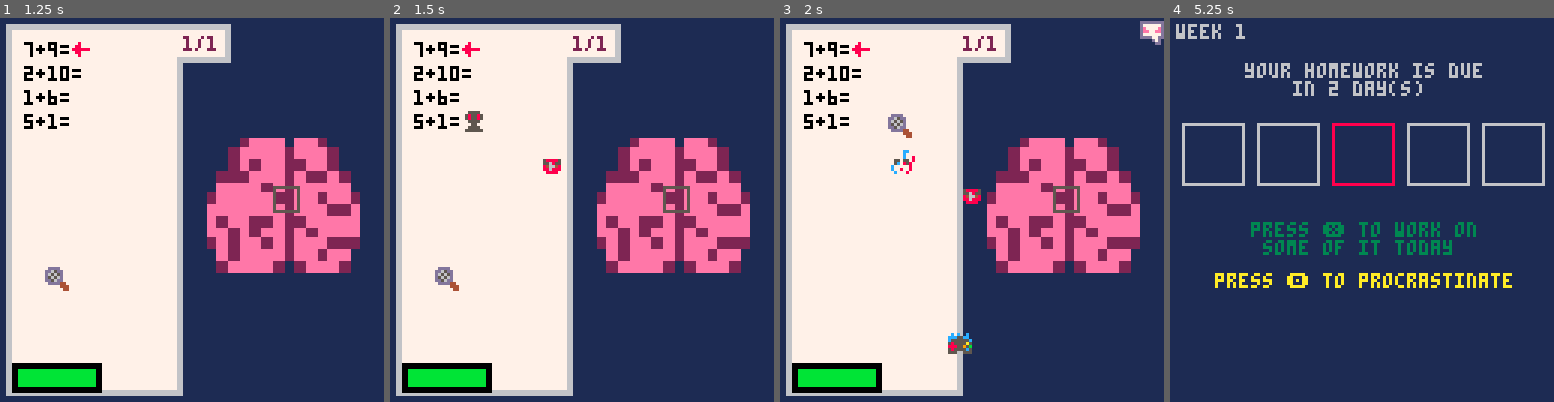
Above: before the commit, frames 1-4 (left to right).
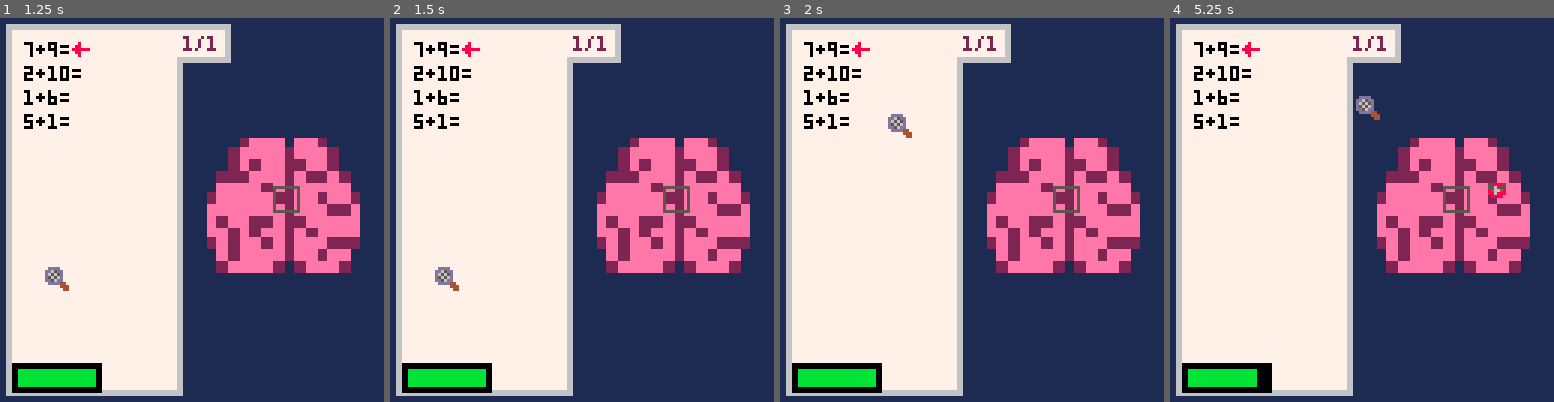
Above: after the commit, the same moments.

Repository: sansuruu/Pico8Games
Game: PICO-8 cartridge ShovelJam2025/hw_roguelike.p8
Two runs of this game, one before a commit and one after it. Both use one fixed random seed, a clock stepped at 60 frames per second and the inputs below.
Inputs (mouse positions are in pixels of both pictures, inside the frame that each line leads up to):
- Up to frame 1 (1.25 s): tap X (X key) at 0.33, 1.07 s; click (280, 121) at 0.67 s; tap O (Z key) at 0.7 s; click (46, 267) at 1.22 s
- Up to frame 2 (1.5 s): no input
- Up to frame 3 (2 s): hold Right from 1.6 s (still down); tap O (Z key) at 1.7 s; click (887, 114) at 1.77 s; tap X (X key) at 1.85 s
- Up to frame 4 (5.25 s): release Right at 2.1 s; tap O (Z key) every 0.4 s from 2.1 to 4.9 s; click (1342, 259) at 2.32 s; hold Right 2.47-3.03 s; click (1404, 106) at 2.87 s; tap X (X key) at 2.97, 4.08, 5.2 s; hold Left 3.08-3.58 s; click (1465, 256) at 3.42 s; click (1231, 102) at 3.97 s; hold Right 4.02-4.68 s; click (1292, 248) at 4.52 s; click (1354, 94) at 5.07 s; hold Left from 5.08 s (still down)

Frame 1 is identical in both runs. In frame 2, 0.4% of the frame differs, in the area x 19-45%, y 24-41%; in frame 3, 0.9%; in frame 4, 61%, in the area x 1-98%, y 1-99%.

Commit message:
small thing: fixed the items so they actually work and fixed some of the text

Diff:
--- a/ShovelJam2025/HWRoguelike.lua
+++ b/ShovelJam2025/HWRoguelike.lua
@@ -10,9 +10,10 @@
     num_table = {1,2,3,4,5,6,7,8,9,0}
     submitted = false
     sub_tick = 0
-    enemy_mod = 5 --in the tick % 30, basically we go down 15->10->6->5, etc
-    enemy_mod_inc = 1 --everytime the above modulates, e_sec goes up, this is the upper limit of that
+    enemy_mod = 15 --in the tick % 30, basically we go down 15->10->6->5, etc
+    enemy_mod_inc = 3 --everytime the above modulates, e_sec goes up, this is the upper limit of that
     base = {hw_length = 20, attent=25, dis_p=90, sp=2, diff = 20}
+    item_desc = {pencil="pencil: +speed",glasses="glasses: +attention",paper="paper: -%distraction\nspawns"}
     makePlayer()
 end
 
@@ -168,7 +169,8 @@
     game_state = 2
     makeHomework()
     initEnemies()
-    p.attention = p.max_attention
+    p.attention = tonum(p.max_attention)
+    p.ans_input = ""
     --explain the game briefly lmfaoo
     --add a quick inbetween scene where we basically choose a difficulty (LATER)
 end
@@ -176,17 +178,21 @@
 function drawDayHWRewards()
     cls(1)
     if (hw_complete) then
-        print("congrats you completed  aset of hw")
-        print("use arrow key to choose an item :D")
+        print(" congrats you completed\na chunk of your homework", 18, 20,6)
+        print(" use arrow keys\nto choose an item", 30, 40,6)
         for i=1, #item_pool do
-            if (item_pool[i] == "pencil") spr(18,20+i*12,70)
-            if (item_pool[i] == "glasses") spr(16,20+i*12,70)
-            if (item_pool[i] == "paper") spr(17,20+i*12,70)
-        end
-        rect(19+item_index*12,69,28+item_index*12,78)
-
-    else
-        print("unfortunately u did not finish the small chunk")
+            if (item_pool[i] == "pencil") spr(18,26+i*16,60)
+            if (item_pool[i] == "glasses") spr(16,26+i*16,60)
+            if (item_pool[i] == "paper") spr(17,26+i*16,60)
+        end
+        rect(25+item_index*16,59,34+item_index*16,68)
+
+        print(item_desc[item_pool[item_index]],40,70,6)
+        print("press ❎ to select the item", 10, 90,6)
+
+    else
+        print("unfortunately u did not\nfinish the small chunk",20,30,6)
+        print("press ❎ to continue", 10, 90,6)
     end
 end
 
@@ -195,10 +201,10 @@
     if (btnp(1) and item_index < 3) item_index += 1
     if (btnp(5)) then
         add(p.inv,item_pool[item_index])
-        item_pool = {}
         if (item_pool[item_index] == "pencil") p.speed += 0.5
         if (item_pool[item_index] == "glasses") p.max_attention += 5
         if (item_pool[item_index] == "paper") p.distract_p -= 5
+        item_pool = {}
         game_state = 1
     end
 end
